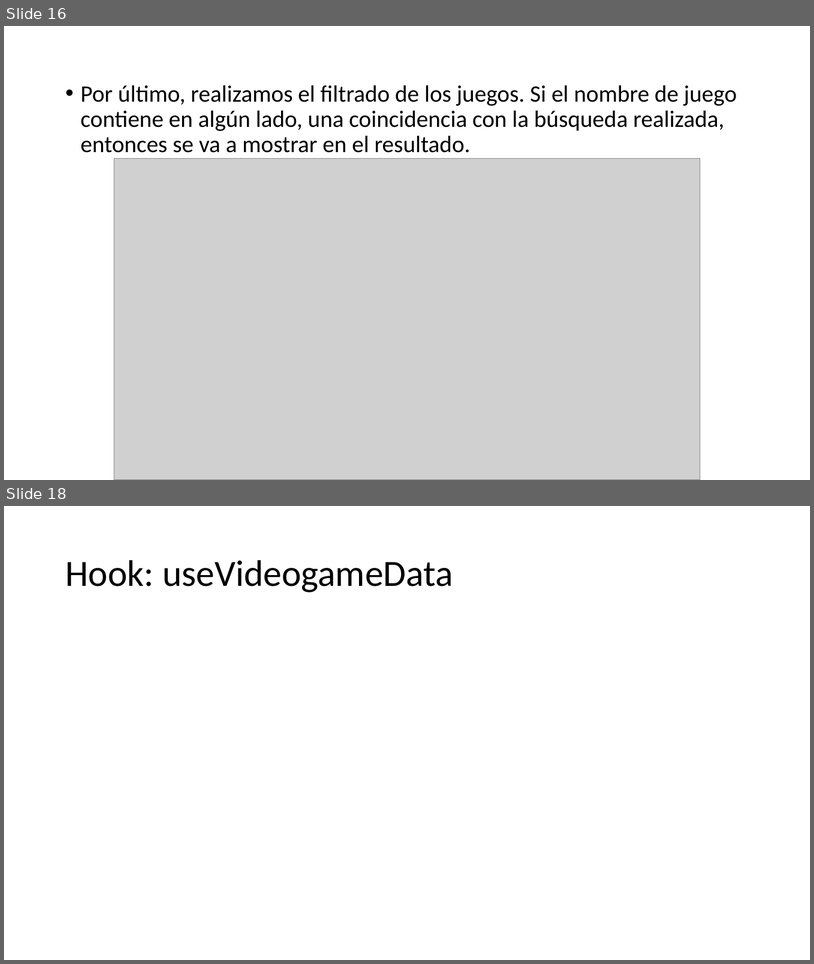
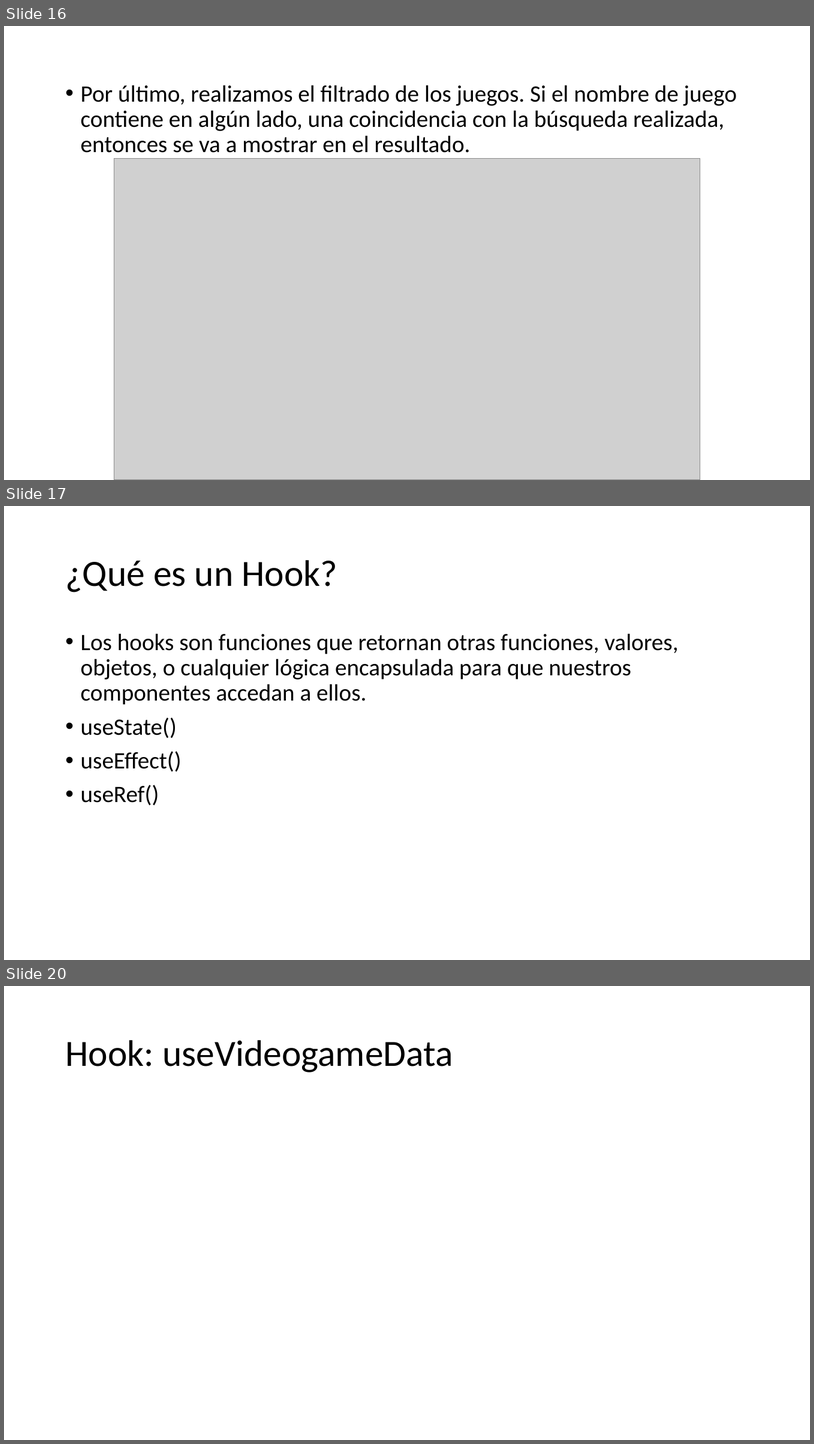
Before and after one commit to Adrigondo/react-course-2023, a slide deck: resources/Clase 4/React - Clase 4.pptx. Shown one above the other, each under a label of ours: slides 16 and 18 before the commit, slides 16, 17 and 20 after it; the slides between them are not shown. The pictures are 814x964 and 814x1444 pixels, drawn with LibreOffice and Linux fonts; fonts in the diff are those of the drawing; grey boxes stand for pictures. Boxes give left, top, right and bottom in pixels: in the first picture for what was removed or moved away, otherwise in the second. Text is boxed around its words. In the diff, an @@ line names an element or a change of style, - is before the commit and + after.

```diff
--- a/resources/Clase 4/React - Clase 4.pptx
+++ b/resources/Clase 4/React - Clase 4.pptx
@@ slide 17 added at (x1=4, y1=506, x2=810, y2=960), background #FFFFFF @@
@@ title added at (x1=65, y1=560, x2=338, y2=592), 44 pt, text #000000 @@
+¿Qué es un Hook?
@@ text added at (x1=81, y1=633, x2=678, y2=805), 28 pt, text #000000 @@
+• Los hooks son funciones que retornan otras funciones, valores, objetos, o cualquier lógica encapsulada para que nuestros componentes accedan a ellos.
+• useState()
+• useEffect()
+• useRef()
@@ what was slide 18 is now slide 20 @@
```
Also in this commit, not shown: 2 other slides added, 1 slide removed, 3 other files.
